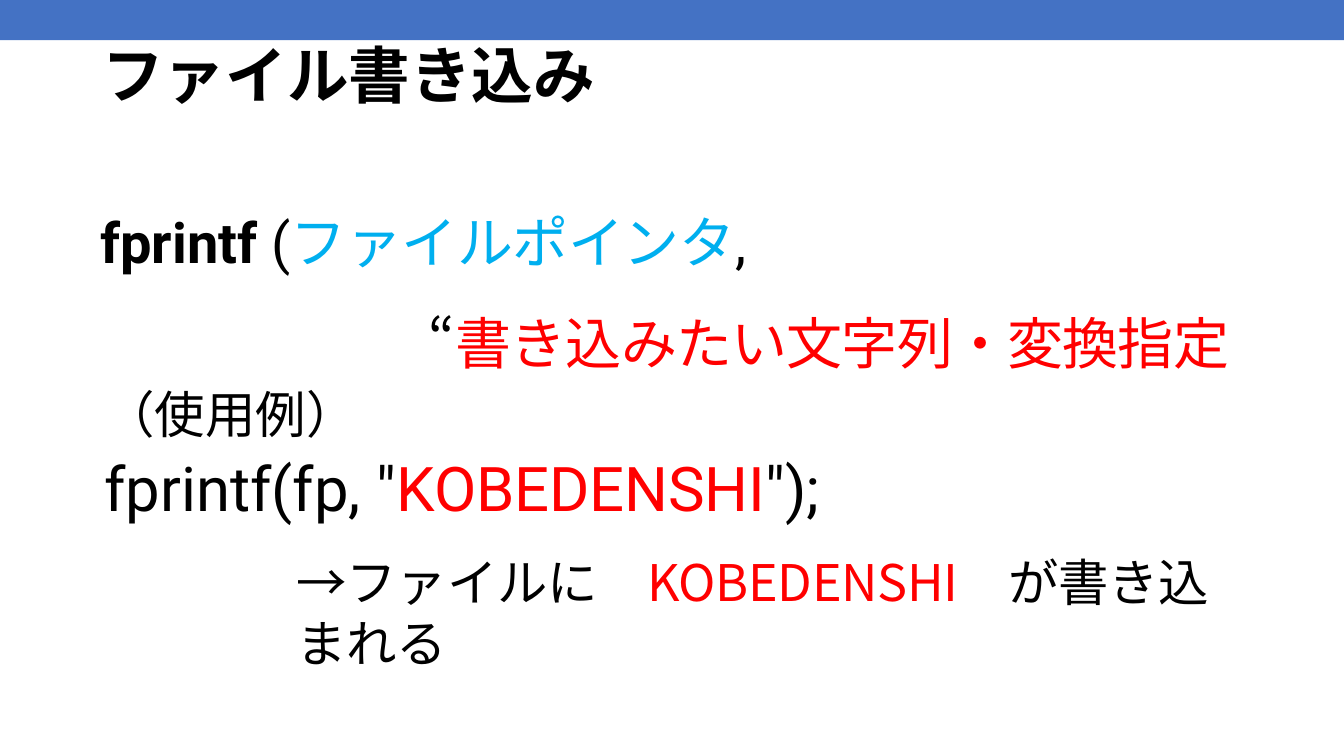
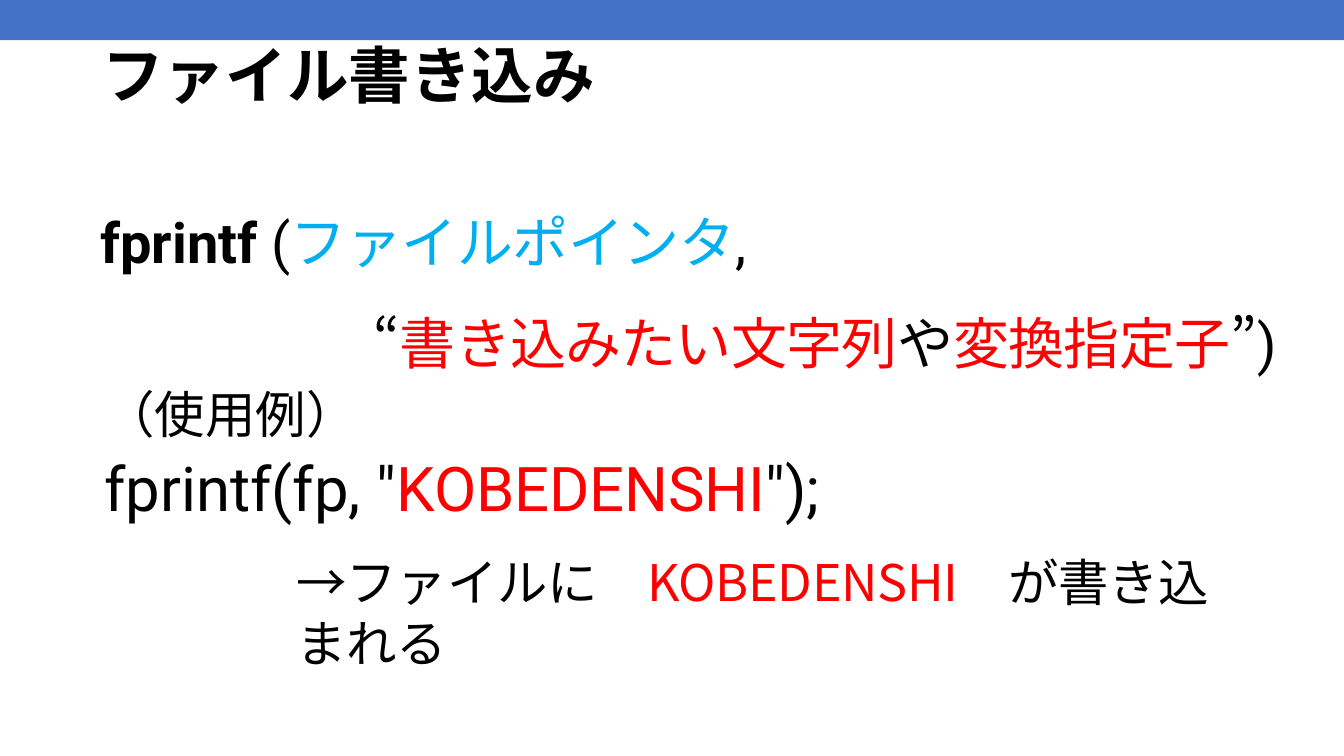
Before and after one commit to kic-murata/cpp2025, a slide deck: slide 9 of 授業資料/授業資料：ファイル処理.pptx. Drawn at 1344x756 pixels with LibreOffice and Linux fonts; fonts in the diff are those of the drawing. Boxes give left, top, right and bottom in pixels: in the first picture for what was removed or moved away, otherwise in the second. Text is boxed around its words. In the diff, an @@ line names an element or a change of style, - is before the commit and + after.

```diff
--- a/授業資料/授業資料：ファイル処理.pptx
+++ b/授業資料/授業資料：ファイル処理.pptx
@@ text at (373,315,1276,377): text changed @@
-“書き込みたい文字列・変換指定子”)
+“書き込みたい文字列や変換指定子”)
```
Also in this commit, not shown: 9 other slides changed, 1 slide added, 1 other file.
